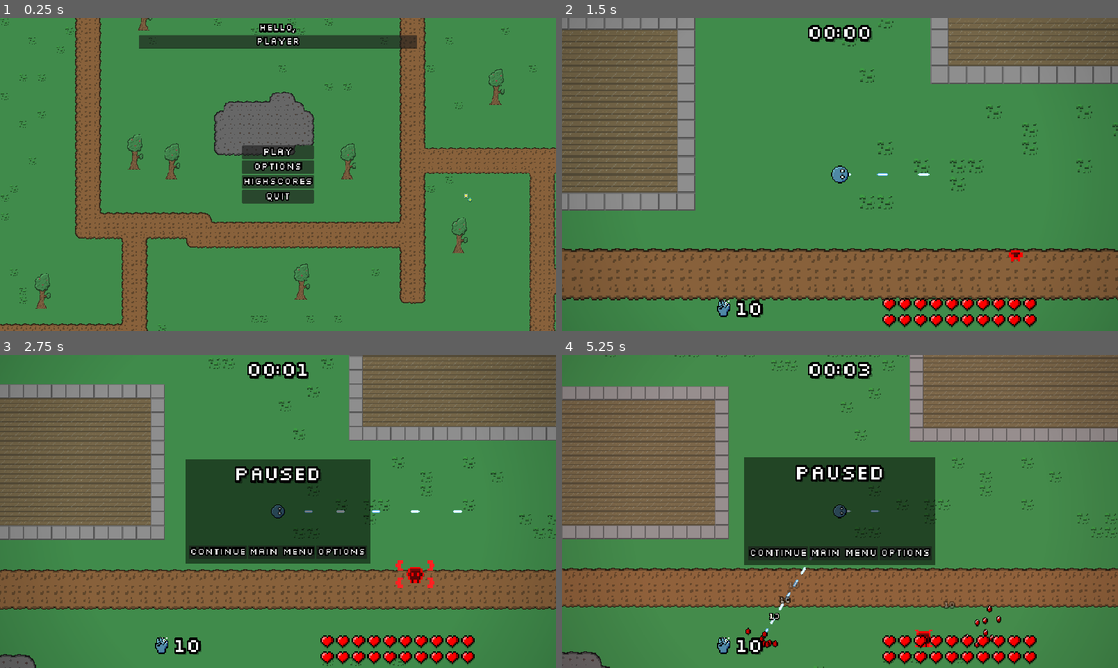
Above: before the commit, frames 1-4 (two rows, left to right).
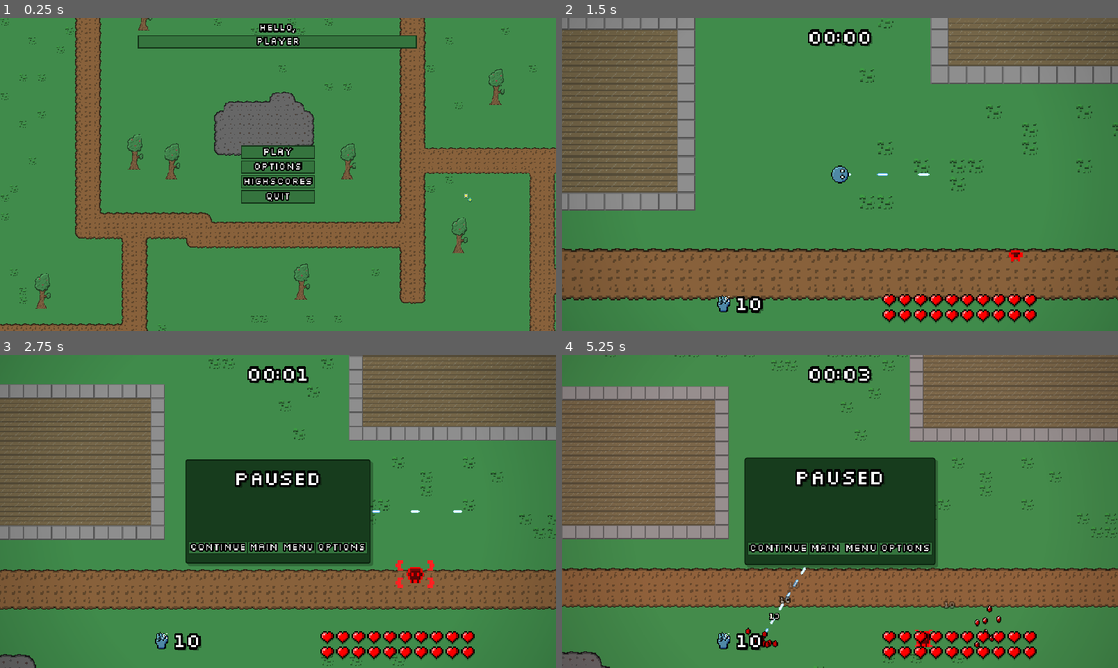
Above: after the commit, the same moments.

Repository: veprogames/top-down-incremental
Game: Godot game, scene res://main_menu/main_menu.tscn
Same seed, same stepped clock (60 frames per second), same inputs: the game is played once before the commit and once after it.
Inputs (mouse positions are in pixels of both pictures, inside the frame that each line leads up to):
- Up to frame 1 (0.25 s): no input
- Up to frame 2 (1.5 s): click "Play" at 0.5 s; move the mouse to (867, 174) at 1.27 s
- Up to frame 3 (2.75 s): move the mouse to (250, 511) at 2.02 s; hold Escape (game_back) from 2.03 s (still down)
- Up to frame 4 (5.25 s): release Escape (game_back) at 2.75 s; click "Continue" at 2.75 s; move the mouse to (851, 505) at 3.52 s; move the mouse to (834, 517) at 4.27 s; move the mouse to (878, 514) at 5.02 s; hold Escape (game_back) from 5.03 s (still down)

The runs differ from the first frame. In frame 1, 2.8% of the frame differs, in the area x 24-75%, y 5-60%; in frame 2, 2.9%; in frame 3, 5.4%; in frame 4, 5.5%, in the area x 27-86%, y 2-100%.

Commit message:
ui theming (slider, spinbox, button, panel)

Diff:
--- a/ui_theme.tres
+++ b/ui_theme.tres
@@ -1,18 +1,107 @@
-[gd_resource type="Theme" load_steps=3 format=3 uid="uid://x7ym3hwwcaqq"]
+[gd_resource type="Theme" load_steps=13 format=3 uid="uid://x7ym3hwwcaqq"]
 
+[ext_resource type="Texture2D" uid="uid://cg080vionvuy6" path="res://ui/spinbox_updown.png" id="1_b17m0"]
+[ext_resource type="Texture2D" uid="uid://ce4vlo7gywpng" path="res://ui/slider_grabber.png" id="1_c523t"]
 [ext_resource type="FontFile" uid="uid://e7gr88m4wjwn" path="res://fonts/slkscr.ttf" id="1_us77q"]
 
-[sub_resource type="StyleBoxFlat" id="StyleBoxFlat_kmr6k"]
-bg_color = Color(0, 0, 0, 0.501961)
+[sub_resource type="StyleBoxFlat" id="StyleBoxFlat_fbdwq"]
+content_margin_left = 4.0
+content_margin_right = 4.0
+bg_color = Color(0.0800603, 0.209244, 0.0989556, 1)
+border_width_left = 4
+border_width_top = 4
+border_width_right = 4
+border_width_bottom = 4
+border_color = Color(0.0107111, 0.0515555, 0.0147532, 1)
+expand_margin_left = 4.0
+expand_margin_right = 4.0
+
+[sub_resource type="StyleBoxFlat" id="StyleBoxFlat_k8ma6"]
+content_margin_left = 4.0
+content_margin_right = 4.0
+bg_color = Color(0.257541, 0.558075, 0.301628, 1)
+border_width_left = 4
+border_width_top = 4
+border_width_right = 4
+border_width_bottom = 4
+border_color = Color(0.0823529, 0.211765, 0.101961, 1)
+expand_margin_left = 4.0
+expand_margin_right = 4.0
+
+[sub_resource type="StyleBoxFlat" id="StyleBoxFlat_44y68"]
+content_margin_left = 4.0
+content_margin_right = 4.0
+bg_color = Color(0.206179, 0.456708, 0.242881, 1)
+border_width_left = 4
+border_width_top = 4
+border_width_right = 4
+border_width_bottom = 4
+border_color = Color(0.0821516, 0.213339, 0.10134, 1)
+expand_margin_left = 4.0
+expand_margin_right = 4.0
+
+[sub_resource type="StyleBoxFlat" id="StyleBoxFlat_oaer5"]
+content_margin_left = 4.0
+content_margin_right = 4.0
+bg_color = Color(0.305477, 0.653164, 0.356566, 1)
+border_width_left = 4
+border_width_top = 4
+border_width_right = 4
+border_width_bottom = 4
+border_color = Color(0.0823529, 0.211765, 0.101961, 1)
+expand_margin_left = 4.0
+expand_margin_right = 4.0
+
+[sub_resource type="StyleBoxEmpty" id="StyleBoxEmpty_24qg0"]
+
+[sub_resource type="StyleBoxEmpty" id="StyleBoxEmpty_c6hd4"]
+
+[sub_resource type="StyleBoxLine" id="StyleBoxLine_fatep"]
+color = Color(0.207614, 0.45481, 0.242786, 1)
+thickness = 8
+
+[sub_resource type="StyleBoxFlat" id="StyleBoxFlat_44gv1"]
+bg_color = Color(0.207614, 0.45481, 0.242786, 1)
+border_width_left = 4
+border_width_top = 4
+border_width_right = 4
+border_width_bottom = 4
+border_color = Color(0.0821516, 0.213339, 0.10134, 1)
+expand_margin_left = 4.0
+
+[sub_resource type="StyleBoxFlat" id="StyleBoxFlat_wlgya"]
+bg_color = Color(0.0926088, 0.233816, 0.113265, 1)
+border_width_left = 4
+border_width_top = 4
+border_width_right = 4
+border_width_bottom = 4
+border_color = Color(0.0441691, 0.138992, 0.058036, 1)
+corner_radius_top_left = 8
+corner_radius_top_right = 8
+corner_radius_bottom_right = 8
+corner_radius_bottom_left = 8
+shadow_color = Color(0, 0, 0, 0.25098)
+shadow_size = 1
+shadow_offset = Vector2(8, 8)
 
 [resource]
 default_font = ExtResource("1_us77q")
 default_font_size = 36
 Button/constants/outline_size = 16
+Button/styles/disabled = SubResource("StyleBoxFlat_fbdwq")
+Button/styles/hover = SubResource("StyleBoxFlat_k8ma6")
+Button/styles/normal = SubResource("StyleBoxFlat_44y68")
+Button/styles/pressed = SubResource("StyleBoxFlat_oaer5")
 GridContainer/constants/h_separation = 8
 GridContainer/constants/v_separation = 8
 HFlowContainer/constants/h_separation = 16
 HFlowContainer/constants/v_separation = 8
+HSlider/icons/grabber = ExtResource("1_c523t")
+HSlider/icons/grabber_disabled = ExtResource("1_c523t")
+HSlider/icons/grabber_highlight = ExtResource("1_c523t")
+HSlider/styles/grabber_area = SubResource("StyleBoxEmpty_24qg0")
+HSlider/styles/grabber_area_highlight = SubResource("StyleBoxEmpty_c6hd4")
+HSlider/styles/slider = SubResource("StyleBoxLine_fatep")
 Label/colors/font_shadow_color = Color(0, 0, 0, 0.25098)
 Label/constants/outline_size = 16
 Label/constants/shadow_offset_x = 4
@@ -24,8 +113,10 @@
 LabelLarge/constants/shadow_offset_y = 8
 LabelLarge/font_sizes/font_size = 72
 LineEdit/constants/outline_size = 16
-MarginContainer/constants/margin_bottom = 16
-MarginContainer/constants/margin_left = 16
-MarginContainer/constants/margin_right = 16
-MarginContainer/constants/margin_top = 16
-Panel/styles/panel = SubResource("StyleBoxFlat_kmr6k")
+LineEdit/styles/normal = SubResource("StyleBoxFlat_44gv1")
+MarginContainer/constants/margin_bottom = 32
+MarginContainer/constants/margin_left = 32
+MarginContainer/constants/margin_right = 32
+MarginContainer/constants/margin_top = 32
+Panel/styles/panel = SubResource("StyleBoxFlat_wlgya")
+SpinBox/icons/updown = ExtResource("1_b17m0")
Binary file added: ui/slider_grabber.png
Not shown, added: ui/slider_grabber.png.import
Binary file added: ui/spinbox_updown.png
Not shown, added: ui/spinbox_updown.png.import
Not shown, added: ui/slider_grabber.pxo
Not shown, added: ui/spinbox_updown.pxo
